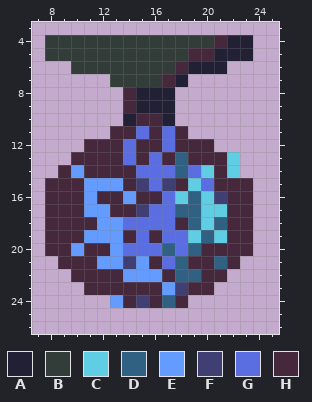
Two versions of one pixel-art file, assets/sprites/itens/ase/PocaoDeVida.ase. The picture above is the old version.
32x32 pixels, 1 frame. Shown: x 7..25, y 3..26.
Palette (. is transparent): A #222034  B #323c39  C #5fcde4  D #306082  E #639bff  F #3f3f74  G #5b6ee1  H #45283c
The same view after the edit:
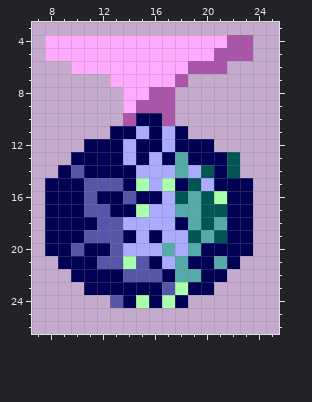
Edits made:
@@ palette @@
-A #222034
+A #aa55aa
-B #323c39
+B #ffaaff
-C #5fcde4
+C #005555
-D #306082
+D #55aaaa
-E #639bff
+E #5555aa
-F #3f3f74
+F #aaffaa
-G #5b6ee1
+G #aaaaff
-H #45283c
+H #000055
@@ x 12..23 @@
  3 ............
- 4 BBBBBBBBBHAA
- 5 BBBBBBBHHAAA
- 6 BBBBBBHAAA..
- 7 .BBBBHA.....
- 8 ..HAAA......
- 9 ..HAAA......
+ 4 BBBBBBBBBBAA
+ 5 BBBBBBBBBAAA
+ 6 BBBBBBBAAA..
+ 7 .BBBBBA.....
+ 8 ..BBAA......
+ 9 ..BAAA......
 10 ..AHHA......
@@ x 15..19 @@
 23 HHEFH
-24 FHDH.
+24 FHFH.
 25 .....
Changed places in both pictures, as pixel boxes (x1, y1, x2, y2):
changed: (45, 35, 253, 308)
